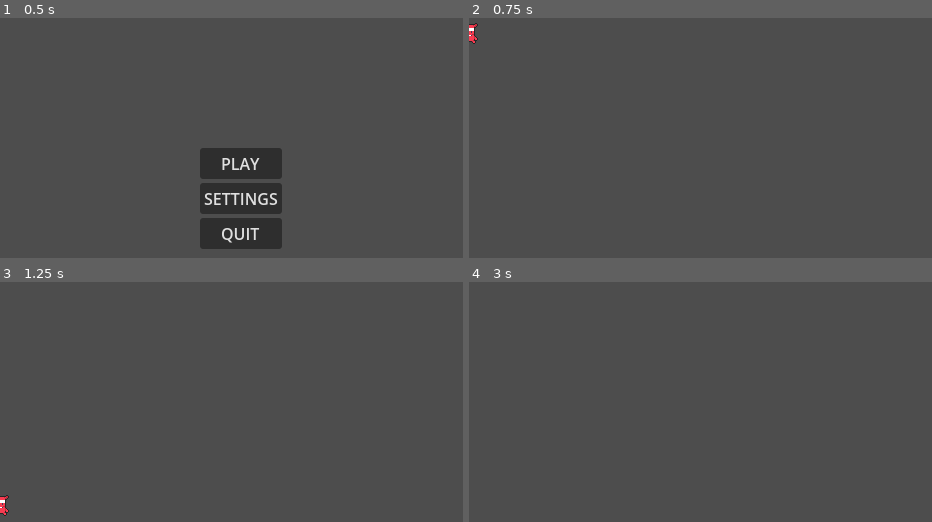
Above: before the commit, frames 1-4 (two rows, left to right).
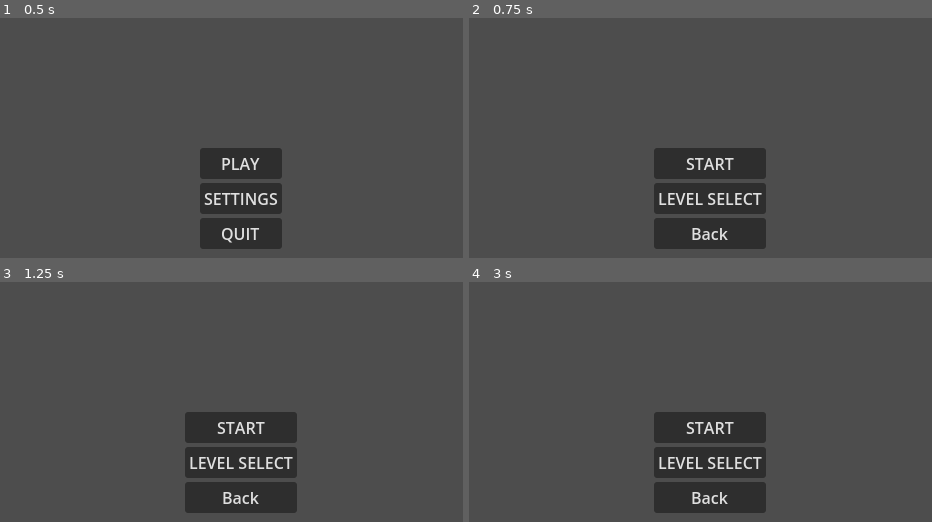
Above: after the commit, the same moments.

Repository: mendsergon/Heckbound-Idol-Quest
Game: Godot game, scene res://Scenes/Main.tscn
Two runs of this game, one before a commit and one after it. Both use one fixed random seed, a clock stepped at 60 frames per second and the inputs below.
Inputs (mouse positions are in pixels of both pictures, inside the frame that each line leads up to):
- Up to frame 1 (0.5 s): no input
- Up to frame 2 (0.75 s): click "PLAY" at 0.5 s
- Up to frame 3 (1.25 s): no input
- Up to frame 4 (3 s): click (709, 462) at 1.25 s, where only the run after the commit has a clickable "LEVEL SELECT"; click (709, 498) at 2 s, where only the run after the commit has a clickable "Back"; click (709, 426) at 2.75 s, where only the run after the commit has a clickable "PLAY"

Frame 1 is identical in both runs. In frame 2, 9.3% of the frame differs, in the area x 0-65%, y 2-97%; in frame 3, 9.3%; in frame 4, 9.2%.

Commit message:
Added start menu

Diff:
--- a/Source/Heckbound Idol Quest/Scenes/Levels/Hell/Level_1.tscn
+++ b/Source/Heckbound Idol Quest/Scenes/Levels/Hell/Level_1.tscn
@@ -1,3 +1,19 @@
-[gd_scene format=3 uid="uid://dfn3u1cgi3xqn"]
+[gd_scene load_steps=3 format=3 uid="uid://dfn3u1cgi3xqn"]
+
+[ext_resource type="Script" uid="uid://bm7l3hmt3e5dq" path="res://Scripts/Levels/Hell/level_1.gd" id="1_0mnx2"]
+
+[sub_resource type="WorldBoundaryShape2D" id="WorldBoundaryShape2D_hq17p"]
 
 [node name="Level1" type="Node2D"]
+script = ExtResource("1_0mnx2")
+
+[node name="StaticBody2D" type="StaticBody2D" parent="."]
+
+[node name="CollisionShape2D" type="CollisionShape2D" parent="StaticBody2D"]
+shape = SubResource("WorldBoundaryShape2D_hq17p")
+
+[node name="Camera2D" type="Camera2D" parent="."]
+position = Vector2(-25, -28)
+
+[node name="Spawn" type="Node2D" parent="."]
+position = Vector2(-147, -1)
--- /dev/null
+++ b/Source/Heckbound Idol Quest/Scenes/UI/start_menu.tscn
@@ -0,0 +1,46 @@
+[gd_scene load_steps=2 format=3 uid="uid://dc6kd6u3ou81n"]
+
+[ext_resource type="Script" uid="uid://dnnp2i0idx7fv" path="res://Scripts/UI/start_menu.gd" id="1_xry01"]
+
+[node name="StartMenu" type="Control"]
+layout_mode = 3
+anchors_preset = 15
+anchor_right = 1.0
+anchor_bottom = 1.0
+grow_horizontal = 2
+grow_vertical = 2
+size_flags_horizontal = 4
+script = ExtResource("1_xry01")
+
+[node name="MarginContainer" type="MarginContainer" parent="."]
+layout_mode = 1
+anchors_preset = 8
+anchor_left = 0.5
+anchor_top = 0.5
+anchor_right = 0.5
+anchor_bottom = 0.5
+offset_left = 201.0
+offset_top = 140.0
+offset_right = 241.0
+offset_bottom = 180.0
+grow_horizontal = 2
+grow_vertical = 2
+
+[node name="VBoxContainer" type="VBoxContainer" parent="MarginContainer"]
+layout_mode = 2
+
+[node name="Start _Continue" type="Button" parent="MarginContainer/VBoxContainer"]
+layout_mode = 2
+text = "START"
+
+[node name="Level Select" type="Button" parent="MarginContainer/VBoxContainer"]
+layout_mode = 2
+text = "LEVEL SELECT"
+
+[node name="Back" type="Button" parent="MarginContainer/VBoxContainer"]
+layout_mode = 2
+text = "Back"
+
+[connection signal="pressed" from="MarginContainer/VBoxContainer/Start _Continue" to="." method="_on_start__continue_pressed"]
+[connection signal="pressed" from="MarginContainer/VBoxContainer/Level Select" to="." method="_on_level_select_pressed"]
+[connection signal="pressed" from="MarginContainer/VBoxContainer/Back" to="." method="_on_back_pressed"]
--- /dev/null
+++ b/Source/Heckbound Idol Quest/Scripts/Levels/Hell/level_1.gd
@@ -0,0 +1,11 @@
+extends Node2D
+
+
+# Called when the node enters the scene tree for the first time.
+func _ready() -> void:
+	pass # Replace with function body.
+
+
+# Called every frame. 'delta' is the elapsed time since the previous frame.
+func _process(delta: float) -> void:
+	pass
--- a/Source/Heckbound Idol Quest/Scripts/Manager/main.gd
+++ b/Source/Heckbound Idol Quest/Scripts/Manager/main.gd
@@ -18,6 +18,7 @@
 
 # Paths to external scenes
 var MAIN_MENU_PATH = "res://Scenes/UI/MainMenu.tscn"
+var START_MENU_PATH = "res://Scenes/UI/start_menu.tscn"
 var SETTINGS_MENU_PATH = "res://Scenes/UI/settings_menu.tscn"
 var PLAYER_PATH = "res://Scenes/Characters/Player.tscn"
 
@@ -93,11 +94,104 @@
 	# --------------------------------------------------------
 	# 3. Connect menu signals to Main handlers
 	# --------------------------------------------------------
-	menu_scene.start_pressed.connect(start_game)
+	menu_scene.start_pressed.connect(on_start_pressed)
 	menu_scene.settings_pressed.connect(on_settings_pressed)
 	menu_scene.quit_pressed.connect(on_quit_pressed)
 
 	print("MainMenu loaded successfully")
+
+
+func on_start_pressed() -> void:
+	# --------------------------------------------------------
+	# Handle start request from MainMenu
+	# --------------------------------------------------------
+	print("Start menu requested")
+	load_start_menu()
+
+
+func on_settings_pressed() -> void:
+	# --------------------------------------------------------
+	# Handle settings request from MainMenu
+	# --------------------------------------------------------
+	print("Settings menu requested")
+	load_settings_menu()
+
+
+func on_quit_pressed() -> void:
+	# --------------------------------------------------------
+	# Handle quit request from MainMenu
+	# --------------------------------------------------------
+	print("Quit game requested")
+	get_tree().quit()
+
+
+func load_start_menu() -> void:
+	# --------------------------------------------------------
+	# 1. Remove current scene (main menu)
+	# --------------------------------------------------------
+	if current_scene:
+		current_scene.queue_free()
+
+	# --------------------------------------------------------
+	# 2. Instance the start menu under the UI layer
+	# --------------------------------------------------------
+	var start_menu_scene = load(START_MENU_PATH).instantiate()
+	ui.add_child(start_menu_scene)
+	current_scene = start_menu_scene
+
+	# --------------------------------------------------------
+	# 3. Connect start menu signals to Main handlers
+	# --------------------------------------------------------
+	start_menu_scene.back_pressed.connect(on_start_back_pressed)
+	start_menu_scene.start_continue_pressed.connect(on_start_continue_pressed)
+
+	print("Start menu loaded successfully")
+
+
+func on_start_back_pressed() -> void:
+	# --------------------------------------------------------
+	# Handle back request from StartMenu
+	# --------------------------------------------------------
+	print("Returning to main menu from start menu")
+	load_main_menu()
+
+
+func on_start_continue_pressed() -> void:
+	# --------------------------------------------------------
+	# Handle start/continue request from StartMenu
+	# --------------------------------------------------------
+	print("Starting level 1 from start menu")
+	start_game()
+
+
+func load_settings_menu() -> void:
+	# --------------------------------------------------------
+	# 1. Remove current scene (main menu)
+	# --------------------------------------------------------
+	if current_scene:
+		current_scene.queue_free()
+
+	# --------------------------------------------------------
+	# 2. Instance the settings menu under the UI layer
+	# --------------------------------------------------------
+	var settings_scene = load(SETTINGS_MENU_PATH).instantiate()
+	ui.add_child(settings_scene)
+	current_scene = settings_scene
+
+	# --------------------------------------------------------
+	# 3. Connect settings menu signals to Main handlers
+	# --------------------------------------------------------
+	settings_scene.back_pressed.connect(on_settings_back_pressed)
+
+	print("Settings menu loaded successfully")
+
+
+func on_settings_back_pressed() -> void:
+	# --------------------------------------------------------
+	# Handle back request from SettingsMenu
+	# --------------------------------------------------------
+	print("Returning to main menu from settings")
+	load_main_menu()
 
 
 func start_game() -> void:
@@ -130,55 +224,23 @@
 	current_scene = level_scene
 
 	# --------------------------------------------------------
-	# 3. Load and spawn the Player inside the World
+	# 3. Find the "Spawn" node position in the level
+	# --------------------------------------------------------
+	var spawn_position = Vector2.ZERO
+	var spawn_node = level_scene.get_node_or_null("Spawn")
+
+	if spawn_node:
+		spawn_position = spawn_node.global_position
+		print("Found spawn node at position: ", spawn_position)
+	else:
+		print("No spawn node found in level. Using default position (0, 0).")
+		spawn_position = Vector2.ZERO
+
+	# --------------------------------------------------------
+	# 4. Load and spawn the Player at spawn position
 	# --------------------------------------------------------
 	var player_instance = load(PLAYER_PATH).instantiate()
+	player_instance.global_position = spawn_position
 	world.add_child(player_instance)
 
-	print("Level ", index + 1, " loaded")
-
-
-func on_settings_pressed() -> void:
-	# --------------------------------------------------------
-	# Handle settings request from MainMenu
-	# --------------------------------------------------------
-	print("Settings menu requested")
-	load_settings_menu()
-
-
-func on_quit_pressed() -> void:
-	# --------------------------------------------------------
-	# Handle quit request from MainMenu
-	# --------------------------------------------------------
-	print("Quit game requested")
-	get_tree().quit()
-
-
-func load_settings_menu() -> void:
-	# --------------------------------------------------------
-	# 1. Remove current scene (main menu)
-	# --------------------------------------------------------
-	if current_scene:
-		current_scene.queue_free()
-
-	# --------------------------------------------------------
-	# 2. Instance the settings menu under the UI layer
-	# --------------------------------------------------------
-	var settings_scene = load(SETTINGS_MENU_PATH).instantiate()
-	ui.add_child(settings_scene)
-	current_scene = settings_scene
-
-	# --------------------------------------------------------
-	# 3. Connect settings menu signals to Main handlers
-	# --------------------------------------------------------
-	settings_scene.back_pressed.connect(on_settings_back_pressed)
-
-	print("Settings menu loaded successfully")
-
-
-func on_settings_back_pressed() -> void:
-	# --------------------------------------------------------
-	# Handle back request from SettingsMenu
-	# --------------------------------------------------------
-	print("Returning to main menu")
-	load_main_menu()
+	print("Level ", index + 1, " loaded with player at spawn position")
--- /dev/null
+++ b/Source/Heckbound Idol Quest/Scripts/UI/start_menu.gd
@@ -0,0 +1,33 @@
+extends Control
+
+# ------------------------
+# Signals to communicate with Main
+# ------------------------
+signal back_pressed
+signal start_continue_pressed
+
+# Called when the node enters the scene tree for the first time.
+func _ready() -> void:
+	pass # Replace with function body.
+
+
+# Called every frame. 'delta' is the elapsed time since the previous frame.
+func _process(delta: float) -> void:
+	pass
+
+func _on_start__continue_pressed() -> void:
+	# --------------------------------------------------------
+	# Tell Main that player wants to start/continue the game
+	# --------------------------------------------------------
+	emit_signal("start_continue_pressed")
+
+
+func _on_level_select_pressed() -> void:
+	pass # Replace with function body.
+
+
+func _on_back_pressed() -> void:
+	# --------------------------------------------------------
+	# Tell Main that player wants to go back to main menu
+	# --------------------------------------------------------
+	emit_signal("back_pressed")
Not shown, added: Source/Heckbound Idol Quest/Scripts/Levels/Hell/level_1.gd.uid
Not shown, added: Source/Heckbound Idol Quest/Scripts/UI/start_menu.gd.uid
